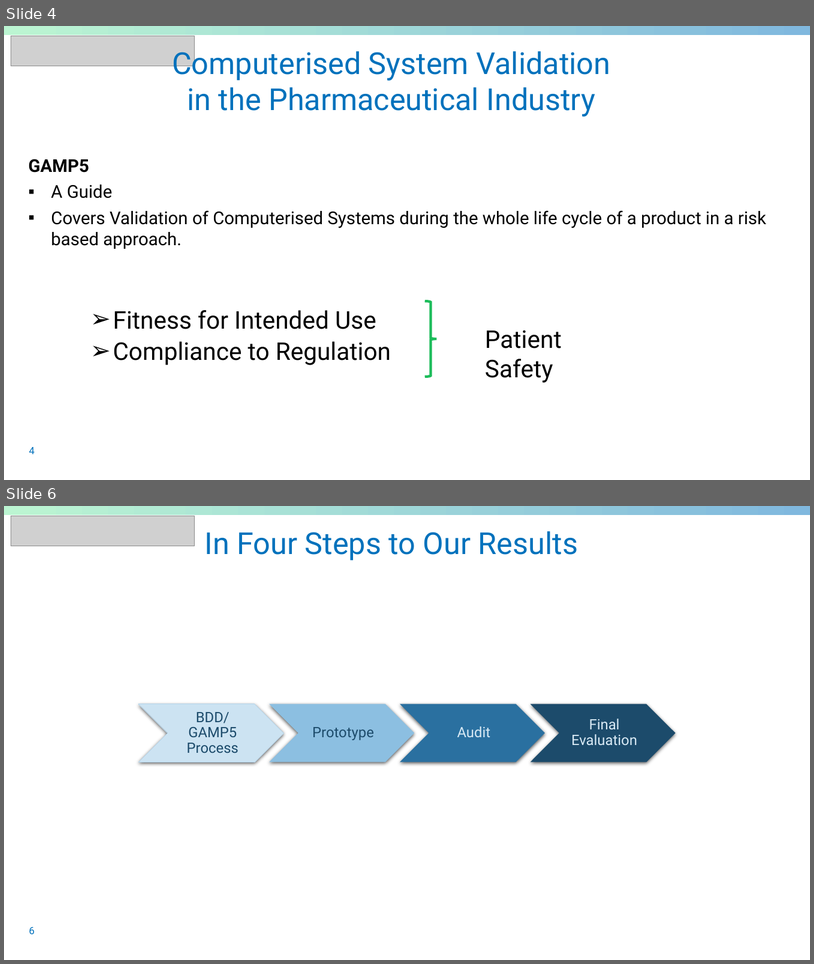
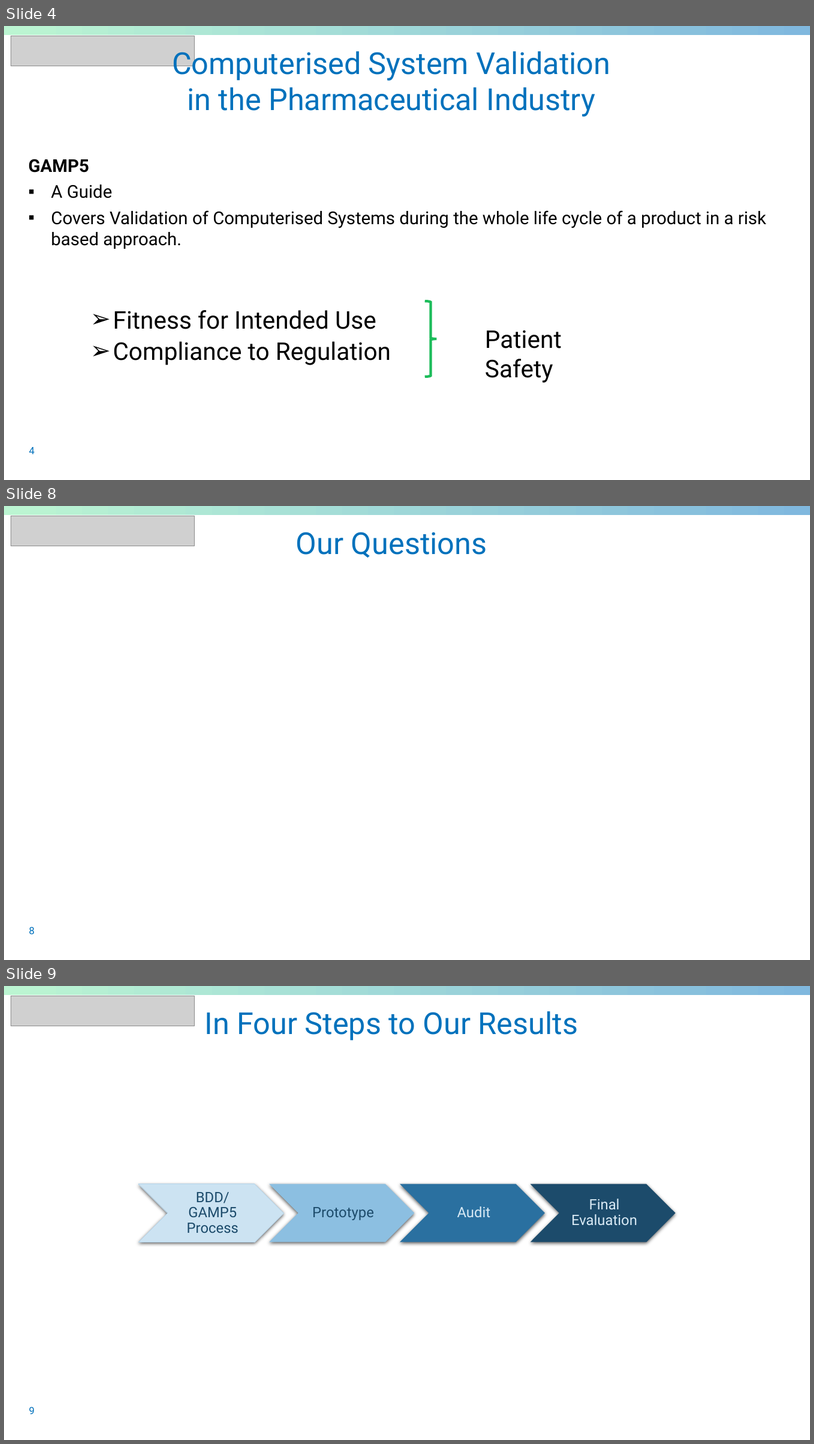
Before and after one commit to sableu/BDD4OQ, a slide deck: thesis/Presentation/FinalPresentation.pptx. Shown one above the other, each under a label of ours: slides 4 and 6 before the commit, slides 4, 8 and 9 after it; the slides between them are not shown. The pictures are 814x964 and 814x1444 pixels, drawn with LibreOffice and Linux fonts; fonts in the diff are those of the drawing; grey boxes stand for pictures; background and template pictures are left out. Boxes give left, top, right and bottom in pixels: in the first picture for what was removed or moved away, otherwise in the second. Text is boxed around its words. In the diff, an @@ line names an element or a change of style, - is before the commit and + after.

```diff
--- a/thesis/Presentation/FinalPresentation.pptx
+++ b/thesis/Presentation/FinalPresentation.pptx
@@ slide 8 added at box(4, 506, 810, 960), background #FFFFFF; not listed: 1 template element that a slide beside it also shows @@
@@ picture added at box(11, 516, 195, 546) @@
@@ title added at box(296, 532, 487, 558), 36 pt, text #0071BC @@
+Our Questions
@@ page number added at box(29, 927, 35, 934), 12 pt, text #0071BC @@
+8
@@ what was slide 6 is now slide 9 @@
@@ page number at box(29, 1407, 35, 1414): text changed @@
-6
+9
```
Also in this commit, not shown: 3 slides changed, 5 other slides added.
